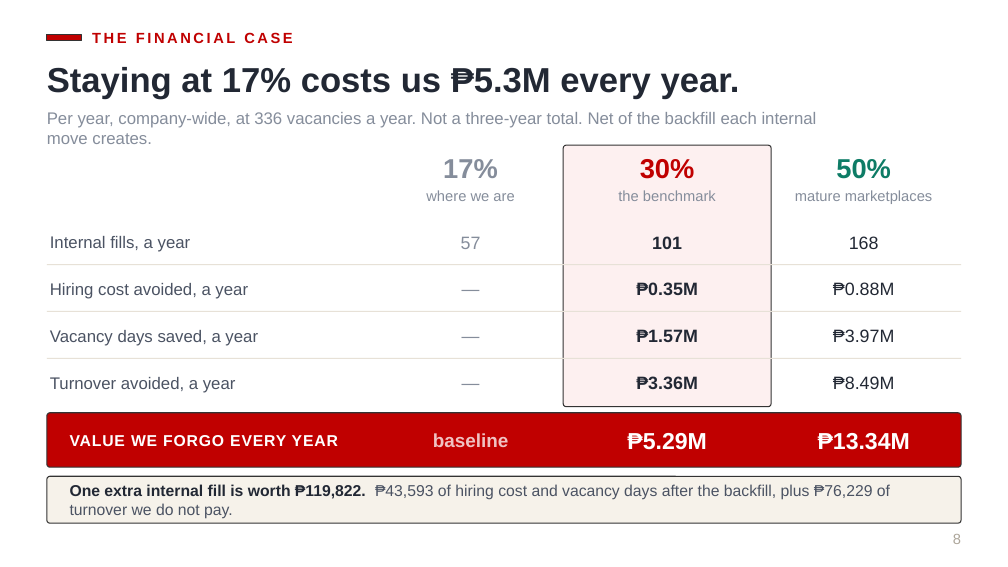
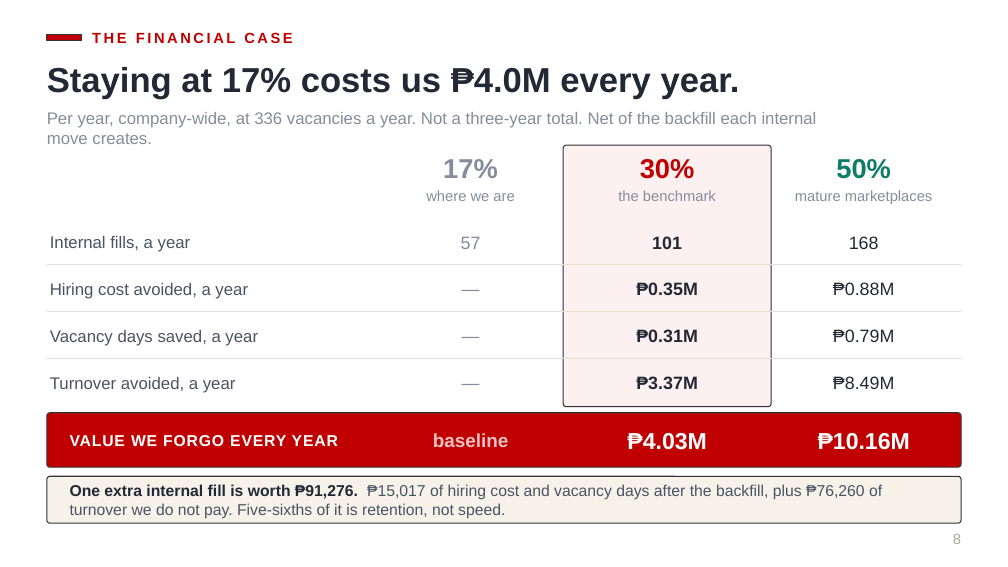
Before and after one commit to Ruffa06/Talent-Marketplace, a slide deck: slide 8 of docs/Growth_Executive_ALP.pptx. Drawn at 1008x567 pixels with LibreOffice and Linux fonts; fonts in the diff are those of the drawing. Boxes give left, top, right and bottom in pixels: in the first picture for what was removed or moved away, otherwise in the second. Text is boxed around its words. In the diff, an @@ line names an element or a change of style, - is before the commit and + after.

```diff
--- a/docs/Growth_Executive_ALP.pptx
+++ b/docs/Growth_Executive_ALP.pptx
@@ text at (47,67,740,99): text changed @@
-Staying at 17% costs us ₱5.3M every year.
+Staying at 17% costs us ₱4.0M every year.
@@ text at (636,329,698,342): text changed @@
-₱1.57M
+₱0.31M
@@ text at (833,329,895,342): text changed @@
-₱3.97M
+₱0.79M
@@ text at (636,376,698,389): text changed @@
-₱3.36M
+₱3.37M
@@ text at (627,433,706,450): text changed @@
-₱5.29M
+₱4.03M
@@ text at (818,433,910,450): text changed @@
-₱13.34M
+₱10.16M
@@ text at (70,484,882,519): text changed @@
-One extra internal fill is worth ₱119,822. ₱43,593 of hiring cost and vacancy days after the backfill, plus ₱76,229 of turnover we do not pay.
+One extra internal fill is worth ₱91,276. ₱15,017 of hiring cost and vacancy days after the backfill, plus ₱76,260 of turnover we do not pay. Five-sixths of it is retention, not speed.
```
Also in this commit, not shown: 10 other slides changed, 1 slide removed, 1 other file.
